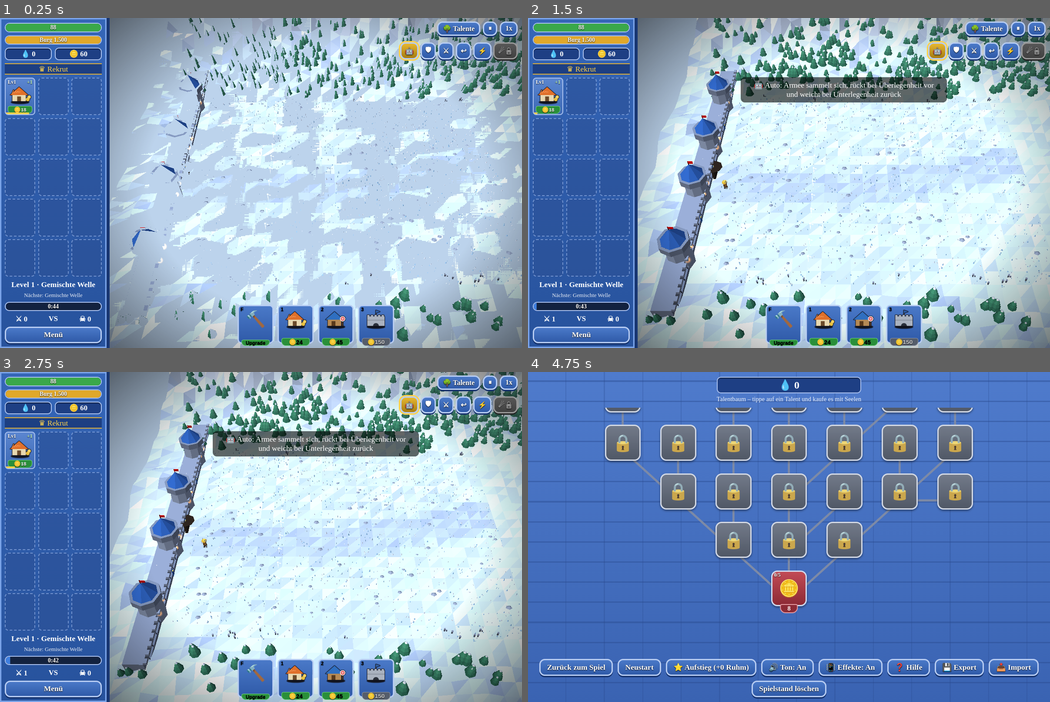
Above: before the commit, frames 1-4 (two rows, left to right).
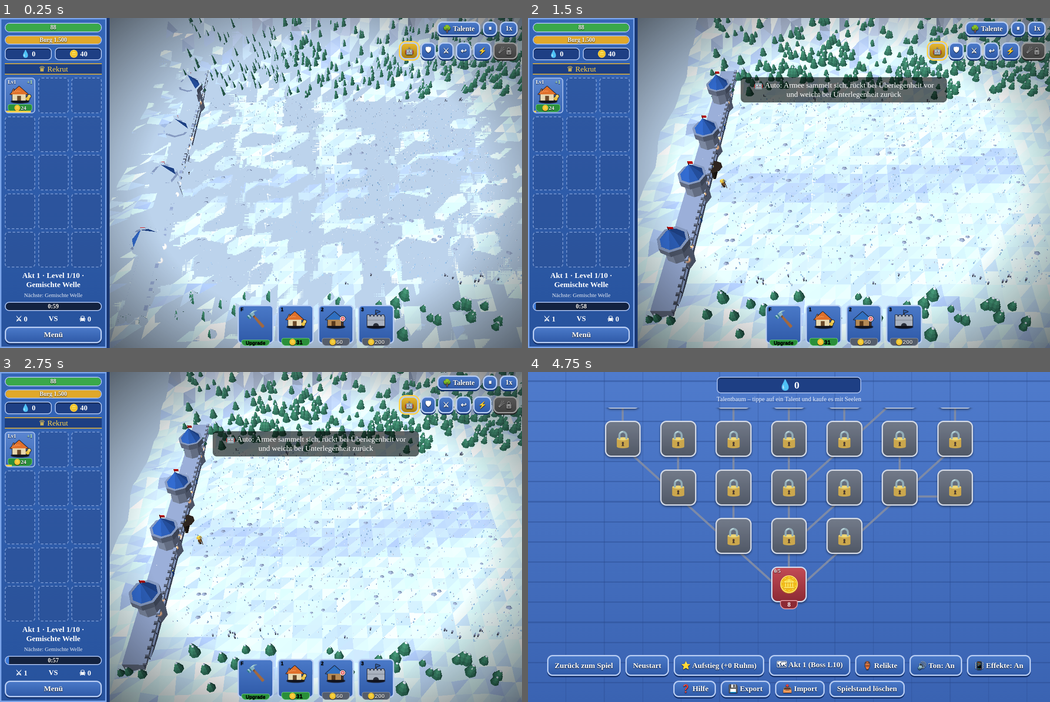
Above: after the commit, the same moments.

Repository: outspark1987-dev/Horde-Game-
Game: browser game, page index.html
Same seed, same stepped clock (60 frames per second), same inputs: the game is played once before the commit and once after it.
Inputs:
- Up to frame 1 (0.25 s): no input
- Up to frame 2 (1.5 s): hold Right from 1.03 s (still down); tap Z at 1.1 s
- Up to frame 3 (2.75 s): release Right at 1.53 s; hold Up 1.58-1.88 s; tap Z at 1.6, 2.1, 2.6 s; hold Right 1.93-2.6 s; click "Menü" at 2.02 s; tap T at 2.52 s; hold Up from 2.65 s (still down)
- Up to frame 4 (4.75 s): release Up at 2.88 s; hold Right 2.93-3.43 s; tap Z every 0.5 s from 3.1 to 4.6 s; hold Up 3.48-3.78 s; hold Right 3.83-4.5 s; click "🌳 Talente" at 4.52 s; hold Up from 4.55 s (still down)

The runs differ from the first frame. In frame 1, 1.3% of the frame differs, in the area x 0-74%, y 10-100%; in frame 2, 1.3%; in frame 3, 1.3%; in frame 4, 11%, in the area x 2-98%, y 10-99%.

Commit message:
Inkrementell: langsamerer Takt, härtere Gegner, Akte mit Endboss, Relikte, Bugfixes (Slot-Reset, Meteor)
Co-Authored-By: Claude Sonnet 5.5 <noreply@anthropic.com>
Claude-Session: https://claude.ai/code/session_01Lz25pxjRx9XHsgPuAsJsuP

Diff:
--- a/index.html
+++ b/index.html
@@ -42,6 +42,8 @@
 #bless{position:absolute;inset:0;z-index:6;display:none;flex-direction:column;align-items:center;justify-content:center …(265 unchanged characters)…
 #nxt{text-align:center;font-size:.8rem;opacity:.9;flex:none}
 #toast{position:absolute;top:18%;left:50%;transform:translateX(-50%);background:#0009;padding:.5rem 1rem;border-radius:.6rem;font-size:1.1rem;opacity:0;transition:opacity .4s;pointer-events:none;z-index:4;text-align:center}
+#win{position:fixed;inset:0;z-index:12;display:none;flex-direction:column;align-items:center;justify-content:center;gap:1rem;background:#000b;font-size:1.5rem;text-align:center}
+#rel{display:none;max-width:46rem;padding:.6rem 1rem;background:#1c3263;border:.15rem solid #a9c0ee;border-radius:.5rem;font-size:.9rem;margin:0 .7rem;grid-template-columns:repeat(auto-fill,minmax(13rem,1fr));gap:.4rem}
 #menu,#over{position:fixed;inset:0;z-index:10;display:none;flex-direction:column;align-items:center}
 #menu{z-index:11!important;background:repeating-linear-gradient(0deg,#0000 0 2.7rem,#27478a66 2.7rem 2.9rem),repeating-linear-gradient(90deg,#0000 0 5.4rem,#27478a44 5.4rem 5.55rem),linear-gradient(#4f7bcc,#3a63b2)}
 #over{background:#000a;justify-content:center;gap:1rem;font-size:1.6rem;text-align:center}
@@ -83,22 +85,24 @@
 <div id="menu">
  <div id="top"><div class="pill" id="msouls"></div><div style="text-align:center;font-size:.9rem;margin-top:.3rem;opacity:.9">Talentbaum – tippe auf ein Talent und kaufe es mit Seelen</div></div>
  <div id="tw"><div id="tree"></div></div>
- <div id="help" style="display:none;max-width:44rem;padding:.6rem 1rem;background:#1c3263;border:.15rem solid #a9c0ee;border-radius:.5rem;font-size:.9rem;line-height:1.35;margin:0 .7rem">🚩 <b>Tippe aufs Schlachtfeld</b>, um den Sammelpunkt zu setzen. Neue Einheiten sammeln sich dort: Tanks vorn, Schützen dahinter, Priester & Katapulte hinten.<br>🤖/🛡/⚔/↩ (Z X C V): Auto, Halten, Angriff, Rückzug. &nbsp; ⚡ Kriegsruf (Q), ☄ Meteor (W, Talent).<br><b>Konter:</b> Speerträger → Wölfe, Reiter → Zauberer, Katapulte → Trolle/Boss, Magier → Skelette. Wölfe jagen Fernkämpfer!<br>Alle 5 Level wählst du einen <b>Segen</b> für den laufenden Durchgang. Aufstieg = Prestige mit dauerhaftem Ruhm.</div>
-<div id="bot"><button class="btn" id="mBack">Zurück zum Spiel</button><button class="btn" id="mRestart">Neustart</button><button class="btn" id="mAsc">⭐ Aufstieg</button><button class="btn" id="mSnd">🔊 Ton</button><button class="btn" id="mShk">📳 Schütteln</button><button class="btn" id="mHelp">❓ Hilfe</button><button class="btn" id="mExp">💾 Export</button><button class="btn" id="mImp">📥 Import</button><button class="btn" id="mWipe">Spielstand löschen</button></div>
+ <div id="rel"></div>
+<div id="help" style="display:none;max-width:44rem;padding:.6rem 1rem;background:#1c3263;border:.15rem solid #a9c0ee;border-radius:.5rem;font-size:.9rem;line-height:1.35;margin:0 .7rem">🚩 <b>Tippe aufs Schlachtfeld</b>, um den Sammelpunkt zu setzen. Neue Einheiten sammeln sich dort: Tanks vorn, Schützen dahinter, Priester & Katapulte hinten.<br>🤖/🛡/⚔/↩ (Z X C V): Auto, Halten, Angriff, Rückzug. &nbsp; ⚡ Kriegsruf (Q), ☄ Meteor (W, Talent).<br><b>Konter:</b> Speerträger → Wölfe, Reiter → Zauberer, Katapulte → Trolle/Boss, Magier → Skelette. Wölfe jagen Fernkämpfer!<br>Alle 5 Level wählst du einen <b>Segen</b> für den laufenden Durchgang. Aufstieg = Prestige mit dauerhaftem Ruhm.</div>
+<div id="bot"><button class="btn" id="mBack">Zurück zum Spiel</button><button class="btn" id="mRestart">Neustart</button><button class="btn" id="mAsc">⭐ Aufstieg</button><button class="btn" id="mAct">🗺 Akt</button><button class="btn" id="mRel">🏺 Relikte</button><button class="btn" id="mSnd">🔊 Ton</button><button class="btn" id="mShk">📳 Schütteln</button><button class="btn" id="mHelp">❓ Hilfe</button><button class="btn" id="mExp">💾 Export</button><button class="btn" id="mImp">📥 Import</button><button class="btn" id="mWipe">Spielstand löschen</button></div>
 </div>
+<div id="win"><div id="wtxt"></div><div style="display:flex;gap:.7rem;flex-wrap:wrap;justify-content:center"><button class="btn" id="wEnd">♾ Endlos weiterkämpfen</button><button class="btn" id="wNext">➡ Nächster Akt</button></div></div>
 <div id="over"><div id="otxt"></div><button class="btn" id="oTal">🌳 Talentbaum</button><button class="btn" id="oBtn">Neuer Versuch</button></div>
 <div id="tip"></div>
 <script>
 const $=s=>document.querySelector(s),R=Math.random,nf=n=>Math.floor(n).toLocaleString('de-DE');
-let sv0=0;const WH=800,LY0=70,LY1=WH-45,CAST=58,D=45,CS=32,CAP=[2600,4800],CF=1.6,SAVE='hch_save_v1';
+let sv0=0;const WH=800,LY0=70,LY1=WH-45,CAST=58,D=60,CS=32,CAP=[2600,4800],CF=1.6,SAVE='hch_save_v1';
 let WW=1600;
 let sv={t:{},souls:0,best:1,spd:1,run:null,glory:0,asc:0};
 try{let o=null;try{o=JSON.parse(localStorage.getItem(SAVE))}catch(e){}if(!o||typeof o!='object'){try{o=JSON.parse(localStorage.getItem(SAVE+'_bak'))}catch(e){}}if(o&&typeof o=='object'&&(o.ver||1)<=2)sv=Object.assign(sv,o)}catch(e){}
-sv.ver=2;sv.opt=Object.assign({sound:1,shake:1,flash:1},sv.opt);sv.stance=sv.stance|0;sv.rally=sv.rally||.34;
+sv.act=sv.act|0;sv.actMax=sv.actMax|0;sv.rel=sv.rel||{};sv.wins=sv.wins|0;sv.ver=2;sv.opt=Object.assign({sound:1,shake:1,flash:1},sv.opt);sv.stance=sv.stance|0;sv.rally=sv.rally||.34;
 const T=id=>sv.t[id]|0;
 // ---------- Definitionen ----------
-const BT=[{n:'Hütte',u:0,base:20,cyc:4,cnt:l=>l+T('hut')},{n:'Schießstand',u:1,base:45,cyc:5,cnt:l=>l+T('arch')},{n:'Kaserne',u:2,base:150,cyc:8,cnt:l=>Math.ceil(l/2)+T('barr')},{n:'Magierturm',u:3,base:300,cyc:9,cnt:l=>Math.ceil(l/3),req:'mage'},
-{n:'Speerhalle',u:9,base:90,cyc:6,cnt:l=>l,req:'spear'},{n:'Stall',u:10,base:260,cyc:9,cnt:l=>Math.ceil(l/2),req:'cav'},{n:'Kapelle',u:11,base:320,cyc:12,cnt:l=>Math.ceil(l/3),req:'priest'},{n:'Belagerungswerkstatt',u:12,base:600,cyc:14,cnt:l=>Math.ceil(l/4),req:'siege'}];
+const BT=[{n:'Hütte',u:0,base:26,cyc:6,cnt:l=>l+T('hut')},{n:'Schießstand',u:1,base:60,cyc:8,cnt:l=>l+T('arch')},{n:'Kaserne',u:2,base:200,cyc:12,cnt:l=>Math.ceil(l/2)+T('barr')},{n:'Magierturm',u:3,base:400,cyc:14,cnt:l=>Math.ceil(l/3),req:'mage'},
+{n:'Speerhalle',u:9,base:120,cyc:9,cnt:l=>l,req:'spear'},{n:'Stall',u:10,base:340,cyc:14,cnt:l=>Math.ceil(l/2),req:'cav'},{n:'Kapelle',u:11,base:420,cyc:18,cnt:l=>Math.ceil(l/3),req:'priest'},{n:'Belagerungswerkstatt',u:12,base:800,cyc:21,cnt:l=>Math.ceil(l/4),req:'siege'}];
 const NB=BT.length,unlocked=k=>!BT[k].req||T(BT[k].req);
 const U=[
 {n:'Bauer',hp:30,dmg:5,cd:.8,rng:9,spd:44,sz:15},
@@ -116,6 +120,7 @@
 {n:'Katapult',hp:130,dmg:70,cd:4,rng:300,spd:20,sz:24},
 {n:'Wolf',hp:28,dmg:6,cd:.7,rng:9,spd:86,sz:14,g:2,s:.04},
 {n:'Troll',hp:500,dmg:25,cd:1.5,rng:14,spd:24,sz:28,g:25,s:.6,arm:.15}];
+U.forEach(u=>{u.spd*=.6;u.cd*=1.2;if(u.g)u.g*=.8});
 // ---------- Sprites ----------
 const mk=(w,h)=>{const c=document.createElement('canvas');c.width=w;c.height=h;return c};
 function circ(c,x,y,r,f){c.fillStyle=f;c.beginPath();c.arc(x,y,r,0,7);c.fill()}
@@ -170,19 +175,22 @@
  dc.setTransform(1,0,0,1,0,0);dc.clearRect(0,0,DC.width,DC.height)}
 // ---------- Zustand ----------
 let S,P=[],E=[],pr=[],pt=[],hP,hE,lP=new Int32Array(8192),lE=new Int32Array(8192),GW,GH,SC=1,cv=$('#cv'),ctx=cv.getContext('2d'),paused=false,sel=0,acc=0,hpPeak=1,hpNow=0;
-const castMax=()=>1500*(1+.2*T('castle')+(S&&S.bl?S.bl.castle:0));
+const castMax=()=>1500*(1+.2*T('castle')+(S&&S.bl?S.bl.castle:0))*(1+RB('r_castle'));
 function newRun(){
- S={bl:{dmg:0,hp:0,gold:0,prod:0,castle:0,soul:0,cry:0},cd1:0,cd2:0,cry:0,choose:0,wk:0,l:1,t:0,gold:60+50*T('gold')+40*sv.asc,c:castMax(),b:Array(15).fill(null),sp:0,sd:0,rp:0,over:0,kills:0};
+ S={act:sv.act,won:0,bl:{dmg:0,hp:0,gold:0,prod:0,castle:0,soul:0,cry:0},cd1:0,cd2:0,cry:0,choose:0,wk:0,l:1,t:0,gold:40+50*T('gold')+40*sv.asc,c:castMax(),b:Array(15).fill(null),sp:0,sd:0,rp:0,over:0,kills:0};
  S.b[0]={k:0,l:1+T('start'),c:1};P=[];E=[];pr=[];pt=[];hpPeak=1;autoX=Math.max(CAST+70,sv.rally*WW);$('#over').style.display='none';$('#bless').style.display='none';genGround(0);startLevel()}
-function startLevel(){S.wk=waveKind(S.l);S.t=0;S.sp=0;S.sd=0;S.rp=0;hpPeak=1;const t=((S.l-1)/6|0)%4;if(t!=theme)genGround(t);else{dc.set …(179 unchanged characters)…
+function startLevel(){S.wk=waveKind(S.l);S.t=0;S.sp=0;S.sd=0;S.rp=0;hpPeak=1;const t=(((S.l-1)/6|0)+(S.act|0))%4;if(t!=theme)genGround(t);else{dc.set …(179 unchanged characters)…
 const waveKind=L=>L%5==0?4:L>=10&&L%7==6?3:L>=6&&L%4==3?2:L>=3&&L%4==1?1:0,WKN=['Gemischte Welle','Wolfsrudel 🐺 (Tipp: Speerträger)','Magierzirkel 🧙 (Tipp: Reiter)','Trollmarsch 👹 (Tipp: Katapulte)','Boss: Schnitter 💀'];
-const cfL=L=>1+(CF-1)*Math.min(1,(L-1)/6),WN=L=>Math.round(cfL(L)*(1+2.5*L+.55*L*L)*(L%5==4?.75:1)),waveN=L=>Math.round(20+11*L*(1+L*.015)),hpS=L=>1+.35*(L-1)+.03*(L-1)*(L-1),dmS=L=>1+.15*(L-1)+.006*(L-1)*(L-1);
+const cfL=L=>1+(CF-1)*Math.min(1,(L-1)/6),WN=L=>Math.round(cfL(L)*(1+2.5*L+.55*L*L)*(L%5==4?.75:1)),waveN=L=>Math.round(20+11*L*(1+L*.015)),hpS=L=>(1+.9*(L-1)+.12*(L-1)*(L-1))*Math.pow(2.4,S.act|0),dmS=L=>(1+.3*(L-1)+.02*(L-1)*(L-1))*Math.pow(1.6,S.act|0);
 const cntOf=k=>S.b.filter(b=>b&&b.k==k).length;
 const bCost=k=>Math.ceil(BT[k].base*Math.pow(1.17,cntOf(k))*(1-.04*T('cost')));
 const uCost=b=>Math.ceil(BT[b.k].base*.9*Math.pow(1.4,b.l-1)*(1-.05*T('upg')));
 // ---------- Einheiten ----------
 let lineX=300,autoX=300,rallyX=300,slowT=0,punch=0,camInfo=null,avgPX=100,critP=0,GL=false,shake=0,corp=[],ci=0,decN=0,decDirty=0;const decArr=new Float32Array(3000*8);
 const cSpark=[1,.9,.5],cBlood=[.55,.05,.08],cMagic=[.75,.4,1],cGreen=[.4,1,.4],cSoul=[.5,1,1],cGold=[1,.85,.3],cFire=[1,.55,.15],cDust=[.75,.7,.62];
+const RELICS=[['r_dmg','🗡','Drachenzahn','+6% Schaden',.06],['r_hp','🛡','Königsschild','+6% Leben',.06],['r_gold','🏆','Goldkelch','+8% Gold',.08],['r_soul','💎','Seelenstein','+8% Seelen',.08],['r_prod','⏳','Sanduhr','+5% Produktion',.05],['r_castle','🏰','Grundstein','+10% Burg-Leben',.1],['r_crit','🎯','Falkenauge','+1,5% Krit-Chance',.015],['r_cry','📯','Kriegshorn','−4% Abklingzeit der Fähigkeiten',.04]];
+const RB=id=>(sv.rel[id]|0)*RELICS.find(r=>r[0]==id)[4];
+function relicDrop(n){for(let i=0;i<n;i++){const r=RELICS[R()*RELICS.length|0];if((sv.rel[r[0]]|0)<20)sv.rel[r[0]]=(sv.rel[r[0]]|0)+1;toast('Relikt: '+r[1]+' '+r[2]+' Stufe '+sv.rel[r[0]])}save()}
 const RANKS=['Rekrut','Knappe','Hauptmann','Ritter','Kommandant','General','Feldherr','Marschall','König','Kaiser'];
 const tierOf=l=>{const e=T('elite');return l>=20-2*e?3:l>=10-e?2:l>=5-e?1:0},TN3=['','Bronze','Silber','Gold'];
 let AC=null;const sfxT={};
@@ -200,14 +208,15 @@
 function levelFx(){sfx('ding');punch=1;if(GL){ring(CAST,WH/2,1200,[.5,.8,1],1.2);ring(CAST,WH/2,700,[1,.9,.5],.9);flashFx('#bfe0ff',.3)}}
 const ROLE=[0,48,-6,56,0,0,0,0,0,10,-14,92,104],bn=(a,d)=>a==9&&d==13?1.8:a==10&&d==7?1.6:a==12&&(d==14||d==8)?1.5:a==3&&d==5?1.4:a==13&&(d==1||d==3||d==11)?1.6:a==14&&d==2?1.3:1;
 function mkU(k,team,x,y,hm,dm,tier){const d=U[k];return{hy:LY0+R()*(LY1-LY0),wx:0,wt:R()*2,tier:tier|0,k,t:team,x,y,hp:d.hp*hm,mhp:d.hp*hm,dmg:d.dmg*dm,cdm:d.cd,cd:R(),rng:d.rng,spd:d.spd*(team?1:1+.06*T('speed')),sz:d.sz,arm:d.arm||0,tg:null,rt:R()*.3,at:0,ph:R()*9,ar:team?9:11,fl:0}}
-function produce(b){const k=b.k,bc=1+(CF-1)*Math.min(1,(b.l-1)/6),n=Math.max(1,Math.round(BT[k].cnt(b.l)*bc)),m=(1+.08*(b.l-1))*(1+.03*sv.glory)/bc,tr=tierOf(b.l);let dm=m*(1+.05*T('war')),hm=m*(1+.1*T('rally'));dm*=1+S.bl.dmg;hm*=1+S.bl.hp;
+function produce(b){const k=b.k,bc=1+(CF-1)*Math.min(1,(b.l-1)/6),n=Math.max(1,Math.round(BT[k].cnt(b.l)*bc)),m=(1+.08*(b.l-1))*(1+.03*sv.glory)/bc,tr=tierOf(b.l);let dm=m*(1+.05*T('war')),hm=m*(1+.1*T('rally'));dm*=(1+S.bl.dmg)*(1+RB('r_dmg'));hm*=(1+S.bl.hp)*(1+RB('r_hp'));
  if(k==1)dm*=1+.12*T('bow');if(k==3)dm*=1+.15*T('magedmg');if(k==6)dm*=1+.1*T('rally');if(k==2)hm*=1+.15*T('kh');
  for(let i=0;i<n&&P.length<CAP[0];i++)P.push(mkU(BT[k].u,0,CAST+10+R()*16,Math.max(LY0,Math.min(LY1,WH/2+(R()-.5)*190)),hm,dm,tr))}
 function pick(L){const w=[10,L>=2?4+L:0,L>=3?3+L*.4:0,L>=4?2+L/2:0,L>=6?2+L/3:0,L>=10?1+L/6:0],ks=[4,5,13,6,7,14];if(S.wk==1)w[2]*=5;else if(S.wk==2)w[4]*=5;else if(S.wk==3){w[5]*=6;w[3]*=2}let sm=0;for(const x of w)sm+=x;let r=R()*sm;for(let i=0;i<6;i++){if((r-=w[i])<0)return ks[i]}return 4}
 function spawnE(k){if(E.length>=CAP[1])return;const L=S.l;{const cf=k==8?1:cfL(L);E.push(mkU(k,1,WW+8+R()*50,LY0+R()*(LY1-LY0),hpS(L)/cf,dmS(L)/cf))}}
 function dmg(t,d,sx,sy){d*=1-t.arm;t.hp-=d;t.fl=.1;if(t.hp<=0)die(t)}
-function die(t){const x=t.x,y=t.y,cf=t.k==8?1:cfL(S.l);
- if(t.t){const d=U[t.k];S.gold+=d.g/cf*(1+.12*T('loot'))*(1+.02*Math.min(S.l,30))*(1+.03*sv.glory)*(1+S.bl.gold);let s=d.s*(1+.15*T('soul'))*(1+S.bl.soul)/cf;while(s>=1){sv.souls++;s--}if(R()<s)sv.souls++;S.kills++}
+const finalL=()=>10+5*(S.act|0),ACTN=['Schneegrenze','Grüne Täler','Wüstenpass','Aschelande'];
+function die(t){const x=t.x,y=t.y,cf=t.k==8?1:cfL(S.l);if(t.k==8&&t.t){if(t.fin&&!S.won)setTimeout(victory,900);else if(!t.fin)relicDrop(1)}
+ if(t.t){const d=U[t.k];S.gold+=d.g/cf*(1+.12*T('loot'))*(1+.02*Math.min(S.l,30))*(1+.03*sv.glory)*(1+S.bl.gold)*(1+RB('r_gold'));let s=d.s*(1+.15*T('soul'))*(1+S.bl.soul)*(1+RB('r_soul'))/cf;while(s>=1){sv.souls++;s--}if(R()<s)sv.souls++;S.kills++}
  if(GL){corp[ci++%1600]={k:t.k,x,z:y,yaw:t.t?Math.PI:0,t0:performance.now(),s:t.sz/15*(1+.12*t.tier)};dec(x,y,t.sz*.5+R()*6);
   const big=t.sz>=19;for(let i=0;i<(big?7:3);i++)fx(x,y,8,(R()-.5)*70,(R()-.5)*50,20+R()*50,.6,cBlood,1.8,2,160);
   if(t.t&&R()<.35)fx(x,y,10,0,0,25,1,cSoul,3.5,0,-8);
@@ -260,10 +269,11 @@
 let stance=sv.stance;
 function setStance(n,q){stance=n;sv.stance=n;if(n==0)autoX=rallyX;document.querySelectorAll('.st').forEach(b=>b.classLi …(299 unchanged characters)…
 function setRally(wx){sv.rally=Math.max(.12,Math.min(.9,wx/WW));rallyX=Math.max(CAST+70,Math.min(WW-70,sv.rally*WW));if …(234 unchanged characters)…
-function warcry(){if(S.over)return;if(S.cd1>0)return;S.cry=8;S.cd1=45*(1-S.bl.cry);ring(avgPX,WH/2,520,[1,.85,.4],.9);ring(avgPX,WH/2,300,[1,1,.7],.6);flashFx('#ffe9a0',.18);shake=Math.max(shake,.4);sfx('horn');toast('⚡ Kriegsruf! +30% Schaden und Tempo')}
+function warcry(){if(S.over)return;if(S.cd1>0)return;S.cry=8;S.cd1=45*(1-Math.min(.6,S.bl.cry+RB('r_cry')));ring(avgPX,WH/2,520,[1,.85,.4],.9);ring(avgPX,WH/2,300,[1,1,.7],.6);flashFx('#ffe9a0',.18);shake=Math.max(shake,.4);sfx('horn');toast('⚡ Kriegsruf! +30% Schaden und Tempo')}
 function meteor(q){if(S.over)return;if(!T('meteor'))return q||toast('Meteor im Talentbaum freischalten');if(S.cd2>0)return;if(!E.length)return q||toast('Keine Gegner in Sicht');
- let best=-1,bx=0,bz=0;for(let cy=0;cy<GH;cy++)for(let cx=0;cx<GW;cx++){let n=0,sx=0,sz=0;for(let i=hE[cy*GW+cx];i>=0;i=lE[i]){const o=E[i];if(o.hp>0){n++;sx+=o.x;sz+=o.y}}if(n>best){best=n;bx=sx/n;bz=sz/n}}
- if(best<1)return;S.cd2=30*(1-S.bl.cry);const d=110*(1+.32*S.l)*(1+.15*T('magedmg'));pr.push({uk:3,sx:bx+90,sz:bz,h0:420,tx:bx,tz:bz,h1:0,t:0,T:.75,k:3,tg:null,d,tm:0,x:bx+90,z:bz,h:420,px:bx+90,pz:bz,ph0:420,dist:0});sfx('horn',.6);toast('☄ Meteor!')}
+ const N=GW*GH,cn=new Int32Array(N),sx=new Float32Array(N),sz=new Float32Array(N);let best=0,bi=-1;for(const o of E){if(o.hp<=0)continue;const c=Math.min(GH-1,o.y/(CS*2)|0)*GW+Math.min(GW-1,o.x/(CS*2)|0);cn[c]++;sx[c]+=o.x;sz[c]+=o.y;if(cn[c]>best){best=cn[c];bi=c}}
+ if(bi<0)return;const bx=sx[bi]/best,bz=sz[bi]/best;
+ S.cd2=30*(1-Math.min(.6,S.bl.cry+RB('r_cry')));const d=110*(1+.32*S.l)*(1+.15*T('magedmg'));pr.push({uk:3,sx:bx+90,sz:bz,h0:420,tx:bx,tz:bz,h1:0,t:0,T:.75,k:3,tg:null,d,tm:0,x:bx+90,z:bz,h:420,px:bx+90,pz:bz,ph0:420,dist:0});sfx('horn',.6);toast('☄ Meteor!')}
 const BLS=[['Kriegsgeheul','+18% Schaden für alle Einheiten','dmg',.18],['Eiserne Haut','+22% Leben für alle Einheiten' …(311 unchanged characters)…
 let blessTO=0;
 function offerBless(){const pool=BLS.slice().sort(()=>R()-.5).slice(0,3);S.choose=1;const el=$('#bless');el.innerHTML=' …(186 unchanged characters)…
@@ -272,11 +282,11 @@
 function update(dt){
  if(S.over)return;S.t+=dt;S.cd1-=dt;S.cd2-=dt;S.cry-=dt;calcLine(dt);const L=S.l,N=WN(L);
  S.sp+=dt*N/(D*.8);while(S.sp>=1&&S.sd<N){S.sp--;S.sd++;spawnE(pick(L))}
- if(L%5==0&&!S.rp&&S.t>12){S.rp=1;for(let i=0;i<1+(L/10|0);i++)spawnE(8)}
- const sm=(1+.06*T('spawn'))*(1+S.bl.prod);
+ if(L%5==0&&!S.rp&&S.t>12){S.rp=1;for(let i=0;i<1+(L/10|0);i++){spawnE(8);if(L==finalL()&&!S.won&&!i){const b=E[E.length-1];if(b&&b.k==8){b.hp*=2.5;b.mhp=b.hp;b.fin=1;b.sz=44}}}}
+ const sm=(1+.06*T('spawn'))*(1+S.bl.prod)*(1+RB('r_prod'));
  for(const b of S.b)if(b){b.c-=dt*sm;if(b.c<=0){b.c+=BT[b.k].cyc*(.9+R()*.2);produce(b)}}
  if(T('heal'))S.c=Math.min(castMax(),S.c+castMax()*.01*T('heal')*dt);
- {let sx=0;for(let i=0;i<P.length;i++)sx+=P[i].x;avgPX=P.length?sx/P.length:CAST+20;critP=.04*T('crit')}
+ {let sx=0;for(let i=0;i<P.length;i++)sx+=P[i].x;avgPX=P.length?sx/P.length:CAST+20;critP=.04*T('crit')+RB('r_crit')}
  if(T('auto')){S.ab=(S.ab||0)+dt;if(S.ab>=[0,6,3.5,2][T('auto')]){S.ab=0;autoAct()}}
  grid(P,hP,lP);grid(E,hE,lE);
  stepTeam(P,hP,lP,hE,lE,E,dt);stepTeam(E,hE,lE,hP,lP,P,dt);
@@ -286,7 +296,9 @@
  for(let i=pt.length-1;i>=0;i--){const p=pt[i];p.l-=dt;p.x+=p.vx*dt;p.z+=p.vz*dt;p.h+=p.vh*dt;p.vh-=p.g*dt;if(p.h<0&&p.k==2)p.l=0;if(p.l<=0){pt[i]=pt[pt.length-1];pt.pop()}}
  compact(P);compact(E);
  if(S.t>=D||(S.sd>=N&&!E.length&&S.t>6)){S.gold+=15+6*S.l;let s=(1+(S.l/3|0))*(1+.15*T('soul'));sv.souls+=Math.floor(s);if(S.l>sv.best)sv.best=S.l;S.l++;startLevel();levelFx();toast('Level '+S.l+' – '+WKN[S.wk]);if(S.l%5==1&&S.l>1)offerBless()}}
-function defeat(){S.over=1;S.c=0;const g=Math.floor(S.l*2*(1+.15*T('soul')));sv.souls+=g;save();if(S.l>sv.best)sv.best=S.l;$('#otxt').innerHTML='Die Burg ist gefallen!<br>Erreichtes Level: '+S.l+' (Rekord '+sv.best+')<br>Seelen-Bonus: +'+g+' 💧'+(T('autorestart')?'<br><small>Neustart in 6 s …</small>':'');$('#over').style.display='flex';if(T('autorestart'))setTimeout(()=>{if(S.over)newRun()},6000)}
+function victory(){if(S.won||S.over)return;S.won=1;S.choose=1;const a=S.act|0,g=Math.floor(60*Math.pow(a+1,1.6)*(1+.15*T('soul'))*(1+RB('r_soul')));sv.souls+=g;sv.wins++;sv.actMax=Math.max(sv.actMax,a+1);relicDrop(3);save();levelFx();
+ $('#wtxt').innerHTML='🏆 Akt '+(a+1)+' – '+ACTN[a%4]+' bezwungen!<br>Seelen: +'+g+' 💧 · 3 Relikte<br><small>Akt '+(a+2)+' ist freigeschaltet – die Gegner werden deutlich stärker.</small>';$('#win').style.display='flex'}
+function defeat(){S.over=1;S.c=0;const g=Math.floor(S.l*2*(1+.15*T('soul')));sv.souls+=g;save();if(S.l>sv.best)sv.best=S.l;$('#otxt').innerHTML='Die Burg ist gefallen!<br>Akt '+((S.act|0)+1)+', Level '+S.l+' von '+finalL()+' (Rekord '+sv.best+')<br>Seelen-Bonus: +'+g+' 💧'+(T('autorestart')?'<br><small>Neustart in 6 s …</small>':'');$('#over').style.display='flex';if(T('autorestart'))setTimeout(()=>{if(S.over)newRun()},6000)}
 // ---------- Rendering ----------
 function resize(){const r=$('#main').getBoundingClientRect(),d=Math.min(devicePixelRatio||1,3)*(window.qs||1);cv.width= …(235 unchanged characters)…
 const BK=Array.from({length:40},()=>[]);
@@ -317,11 +329,11 @@
 function autoAct(){if(T('auto')>=2&&S.cd1<=0&&E.length>25)warcry();if(T('auto')>=3&&T('meteor')&&S.cd2<=0&&E.length>20) …(273 unchanged characters)…
 function refresh(){
  $('#gold').textContent='🪙 '+nf(S.gold);$('#souls').textContent='💧 '+nf(sv.souls);
- slEl.forEach((d,i)=>{const b=S.b[i];if(!b){if(d.innerHTML)d.innerHTML='';d.className='slot e';return}
+ slEl.forEach((d,i)=>{const b=S.b[i];if(!b){if(d.innerHTML){d.innerHTML='';delete d.dataset.k}d.className='slot e';return}
   const c=uCost(b),key=b.k+'_'+b.l+'_'+c;if(d.dataset.k!=key){d.dataset.k=key;d.innerHTML=`<img src="${BI[b.k]}"><span class="lv">Lv${b.l}</span><span class="pl">+${BT[b.k].cnt(b.l)}</span><div class="cs">🪙${nf(c)}</div><div class="pg"></div>`}
   d.className='slot t'+tierOf(b.l)+(S.gold>=c?'':' na');d.querySelector('.cs').textContent='🪙'+nf(c)});
  tbs.forEach((t,j)=>{if(!j){t.className='tb';return}const k=j-1,c=bCost(k);t.querySelector('.cs').textContent='🪙'+nf(c);t.className='tb'+(unlocked(k)?S.gold>=c?'':' na':' hid')});
- $('#lvl').textContent='Level '+S.l+' · '+WKN[S.wk].split(' (')[0];$('#nxt' …(369 unchanged characters)…
+ $('#lvl').textContent='Akt '+((S.act|0)+1)+' · Level '+S.l+'/'+finalL()+' · '+WKN[S.wk].split(' (')[0];$('#nxt' …(369 unchanged characters)…
  let hp=0;for(const u of E)hp+=u.hp;hp+=Math.max(0,WN(S.l)-S.sd)*U[4].hp*hpS(S.l)/cfL(S.l);hpNow=hp;if(hp>hpPeak)hpPeak=hp;
  $('#bE').style.transform=`scaleX(${Math.min(1,hp/hpPeak)})`;$('#tE').textContent=nf(hp);
  $('#bC').style.transform=`scaleX(${Math.max(0,S.c)/castMax()})`;$('#tC').textContent='Burg '+nf(S.c);
@@ -375,7 +387,7 @@
 $('#tree').addEventListener('pointerover',e=>{if(e.pointerType!='mouse')return;const el=e.target.closest('.tn');if(el)tip(el)});
 $('#tree').addEventListener('pointerout',e=>{if(e.pointerType=='mouse')$('#tip').style.display='none'});
 $('#tree').addEventListener('click',e=>{const el=e.target.closest('.tn');if(!el)return;const id=el.dataset.id;if(e.pointerType=='mouse'||e.detail==0||tsel==id){tbuy(id)}else{tsel=id;tip(el)}});
-function openMenu(){optBtn();ascBtn();paused=true;buildTree.d=0;$('#menu').style.display='flex';tsel=null;buildTree()}
+function openMenu(){actBtn();optBtn();ascBtn();paused=true;buildTree.d=0;$('#menu').style.display='flex';tsel=null;buildTree()}
 function closeMenu(){$('#menu').style.display='none';$('#tip').style.display='none';paused=false;$('#bPause').textContent='⏸';refresh()}
 const gl2=()=>S.l>=8?Math.floor(Math.pow(S.l,1.5)/3*(1+.1*T('glory'))):0;
 function ascBtn(){$('#mAsc').textContent='⭐ Aufstieg (+'+gl2()+' Ruhm)'}
@@ -383,11 +395,16 @@
 $('#bMenu').onclick=openMenu;$('#bTal').onclick=openMenu;$('#oTal').onclick=openMenu;$('#mBack').onclick=closeMenu;
 const optBtn=()=>{$('#mSnd').textContent='🔊 Ton: '+(sv.opt.sound?'An':'Aus');$('#mShk').textContent='📳 Effekte: '+(sv.opt.shake?'An':'Aus')};
 $('#mSnd').onclick=()=>{sv.opt.sound^=1;optBtn();sfx('click');save()};$('#mShk').onclick=()=>{sv.opt.shake^=1;sv.opt.flash=sv.opt.shake;optBtn();save()};
+const actBtn=()=>{$('#mAct').textContent='🗺 Akt '+(sv.act+1)+(sv.act<sv.actMax?' ▸':'')+' (Boss L'+(10+5*sv.act)+')'};
+$('#mAct').onclick=()=>{sv.act=sv.act>=sv.actMax?0:sv.act+1;actBtn();toast('Akt '+(sv.act+1)+' gilt ab dem nächsten Durchgang (Neustart)');save()};
+$('#mRel').onclick=()=>{const r=$('#rel');if(r.style.display=='grid'){r.style.display='none';return}r.innerHTML=RELICS.map(x=>`<div>${x[1]} <b>${x[2]}</b> Stufe ${sv.rel[x[0]]|0}<br><small>${x[3]} (aktuell ${Math.round((sv.rel[x[0]]|0)*x[4]*1000)/10}%)</small></div>`).join('')+'<div style="grid-column:1/-1"><small>Relikte fallen von Bossen (alle 5 Level) und beim Sieg über einen Akt.</small></div>';r.style.display='grid'};
 $('#mHelp').onclick=()=>{const h=$('#help');h.style.display=h.style.display=='none'?'block':'none'};
 $('#mExp').onclick=()=>{save();const t=btoa(unescape(encodeURIComponent(JSON.stringify(sv))));try{navigator.clipboard.writeText(t).then(()=>toast('Spielstand in Zwischenablage kopiert'),()=>prompt('Spielstand kopieren:',t))}catch(e){prompt('Spielstand kopieren:',t)}};
 $('#mImp').onclick=()=>{const t=prompt('Spielstand-Code einfügen:');if(!t)return;try{const o=JSON.parse(decodeURIComponent(escape(atob(t.trim()))));if(!o||typeof o!='object'||(o.ver||1)>2)throw 0;localStorage.setItem(SAVE,JSON.stringify(o));location.reload()}catch(e){toast('Ungültiger Code')}};
 $('#mRestart').onclick=()=>{if(confirm('Aktuellen Durchgang neu starten?')){newRun();closeMenu()}};
 $('#mWipe').onclick=()=>{if(confirm('Gesamten Spielstand löschen?')){localStorage.removeItem(SAVE);sv={t:{},souls:0,best:1,spd:1,run:null,glory:0,asc:0};newRun();buildTree()}};
+$('#wEnd').onclick=()=>{$('#win').style.display='none';S.choose=0};
+$('#wNext').onclick=()=>{$('#win').style.display='none';sv.act=Math.min(sv.actMax,(S.act|0)+1);newRun()};
 $('#oBtn').onclick=()=>{newRun()};
 $('#bPause').onclick=()=>{paused=!paused;$('#bPause').textContent=paused?'▶':'⏸'};
 document.querySelectorAll('.st').forEach(b=>b.onclick=()=>setStance(+b.dataset.s));$('#bCry').onclick=warcry;$('#bMet').onclick=()=>meteor();
